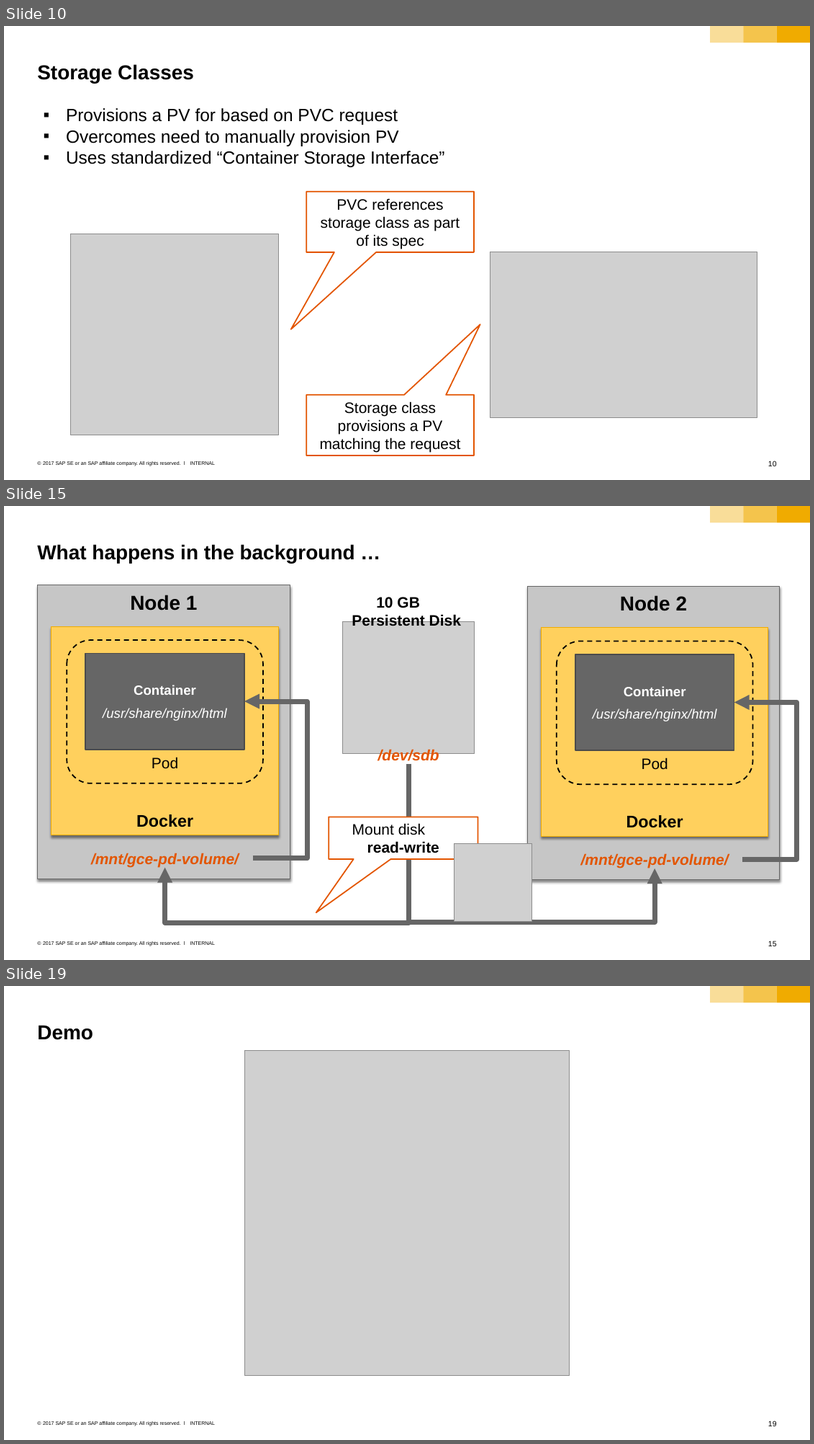
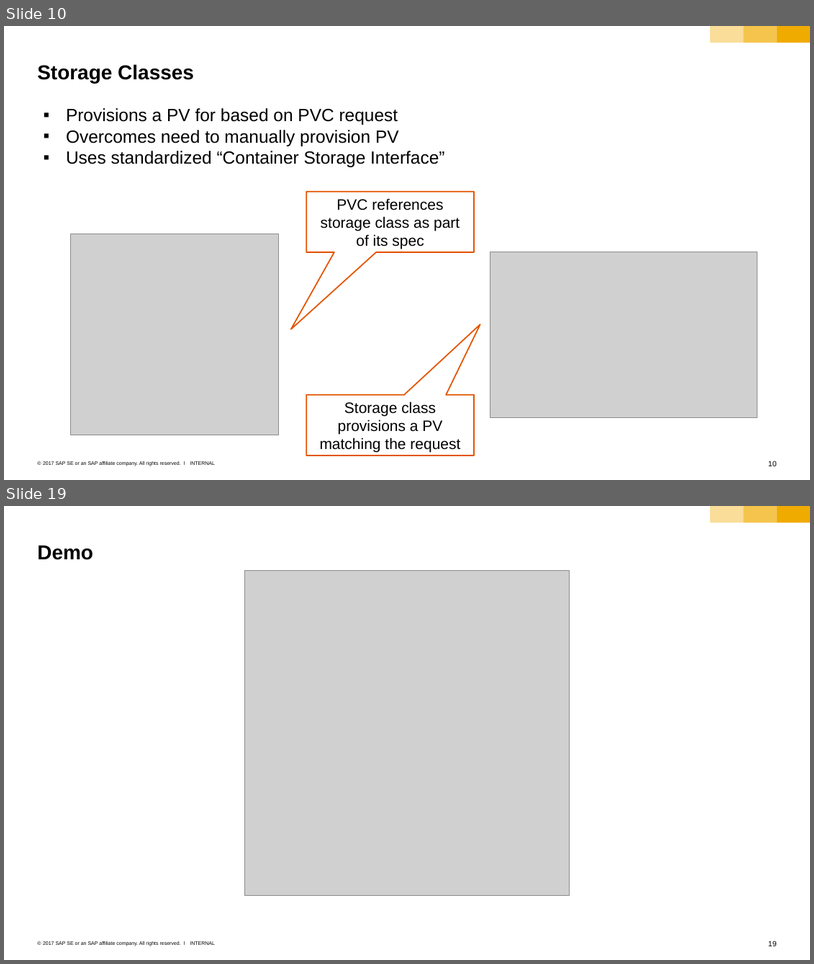
Before and after one commit to sriramrokkam/k8s-training, a slide deck: kubernetes/05_persistence.pptx. Shown one above the other, each under a label of ours: slides 10, 15 and 19 before the commit, slides 10 and 19 after it; the slides between them are not shown. The pictures are 814x1444 and 814x964 pixels, drawn with LibreOffice and Linux fonts; fonts in the diff are those of the drawing; grey boxes stand for pictures. Boxes give left, top, right and bottom in pixels: in the first picture for what was removed or moved away, otherwise in the second. Text is boxed around its words. In the diff, an @@ line names an element or a change of style, - is before the commit and + after.

```diff
--- a/kubernetes/05_persistence.pptx
+++ b/kubernetes/05_persistence.pptx
@@ slide 15 removed at (x1=4, y1=506, x2=810, y2=960), background #FFFFFF; not listed: 6 template elements that a slide beside it also shows @@
@@ title removed at (x1=37, y1=544, x2=355, y2=563) @@
-What happens in the background …
@@ rectangle removed at (x1=38, y1=585, x2=290, y2=878) @@
-Node 1
@@ rectangle removed at (x1=527, y1=586, x2=779, y2=879) @@
-Node 2
@@ text removed at (x1=352, y1=597, x2=461, y2=626) @@
-10 GB Persistent Disk
@@ rectangle removed at (x1=51, y1=626, x2=278, y2=834) @@
-Docker
@@ picture removed at (x1=343, y1=621, x2=475, y2=753) @@
@@ rectangle removed at (x1=541, y1=628, x2=769, y2=836) @@
-Docker
@@ rounded rectangle removed at (x1=67, y1=640, x2=263, y2=783) @@
-Pod
@@ rectangle removed at (x1=85, y1=653, x2=244, y2=749) @@
-Container
-/usr/share/nginx/html
@@ rounded rectangle removed at (x1=556, y1=641, x2=753, y2=784) @@
-Pod
@@ rectangle removed at (x1=575, y1=654, x2=734, y2=750) @@
-Container
-/usr/share/nginx/html
@@ elbow arrow removed from (253, 858) to (244, 701) @@
@@ elbow arrow removed from (743, 859) to (734, 702) @@
@@ elbow arrow removed from (409, 764) to (165, 867) @@
@@ text removed at (x1=378, y1=749, x2=440, y2=763) @@
-/dev/sdb
@@ elbow arrow removed from (409, 764) to (655, 868) @@
@@ speech box removed at (x1=329, y1=817, x2=478, y2=859) @@
-Mount disk read-write
@@ picture removed at (x1=454, y1=843, x2=532, y2=921) @@
@@ text removed at (x1=91, y1=852, x2=239, y2=867) @@
-/mnt/gce-pd-volume/
@@ text removed at (x1=581, y1=853, x2=729, y2=868) @@
-/mnt/gce-pd-volume/
```
Also in this commit, not shown: 7 slides changed, 3 slides added, 2 other slides removed, 8 other files.
